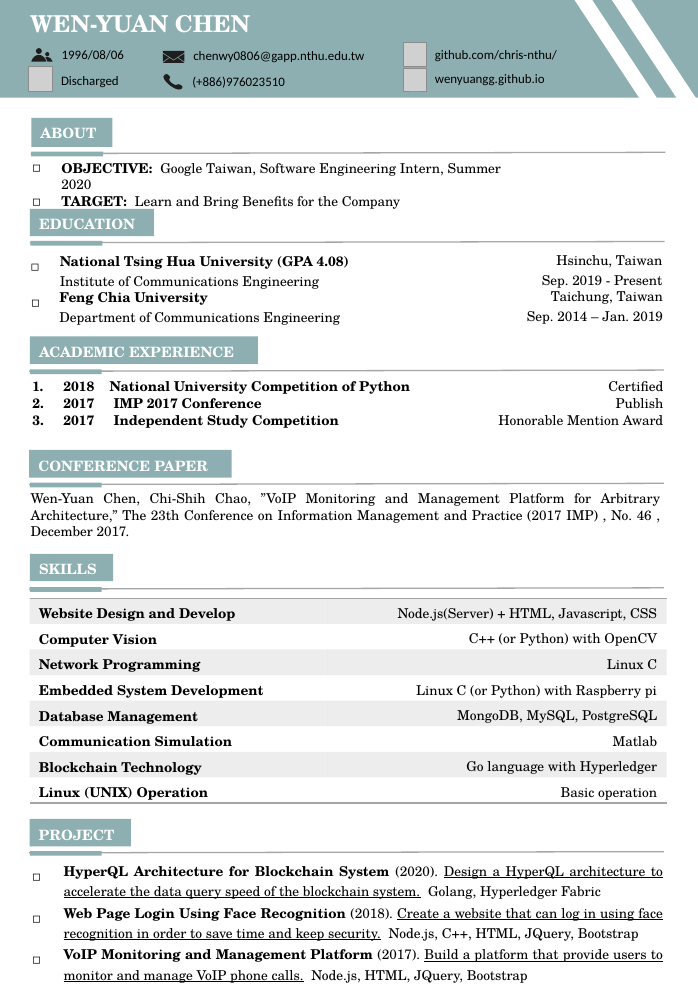
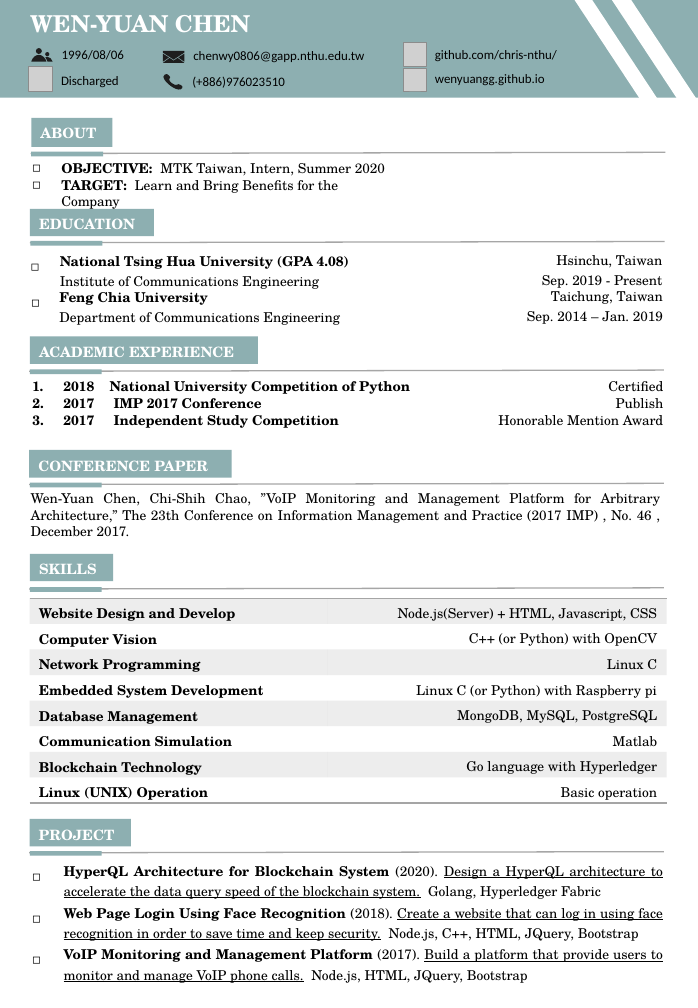
Before and after one commit to chris-nthu/nodejs-pwa, a slide deck: slide 1 of File/Resume_v3(ENG).pptx. Drawn at 698x1008 pixels with LibreOffice and Linux fonts; fonts in the diff are those of the drawing; grey boxes stand for pictures. Boxes give left, top, right and bottom in pixels: in the first picture for what was removed or moved away, otherwise in the second. Text is boxed around its words. In the diff, an @@ line names an element or a change of style, - is before the commit and + after.

```diff
--- a/File/Resume_v3(ENG).pptx
+++ b/File/Resume_v3(ENG).pptx
@@ text at [61,163,385,176]: text changed @@
-◻ OBJECTIVE: Google Taiwan, Software Engineering Intern, Summer 2020
+◻ OBJECTIVE: MTK Taiwan, Intern, Summer 2020
```
Also in this commit, not shown: 4 other files.
